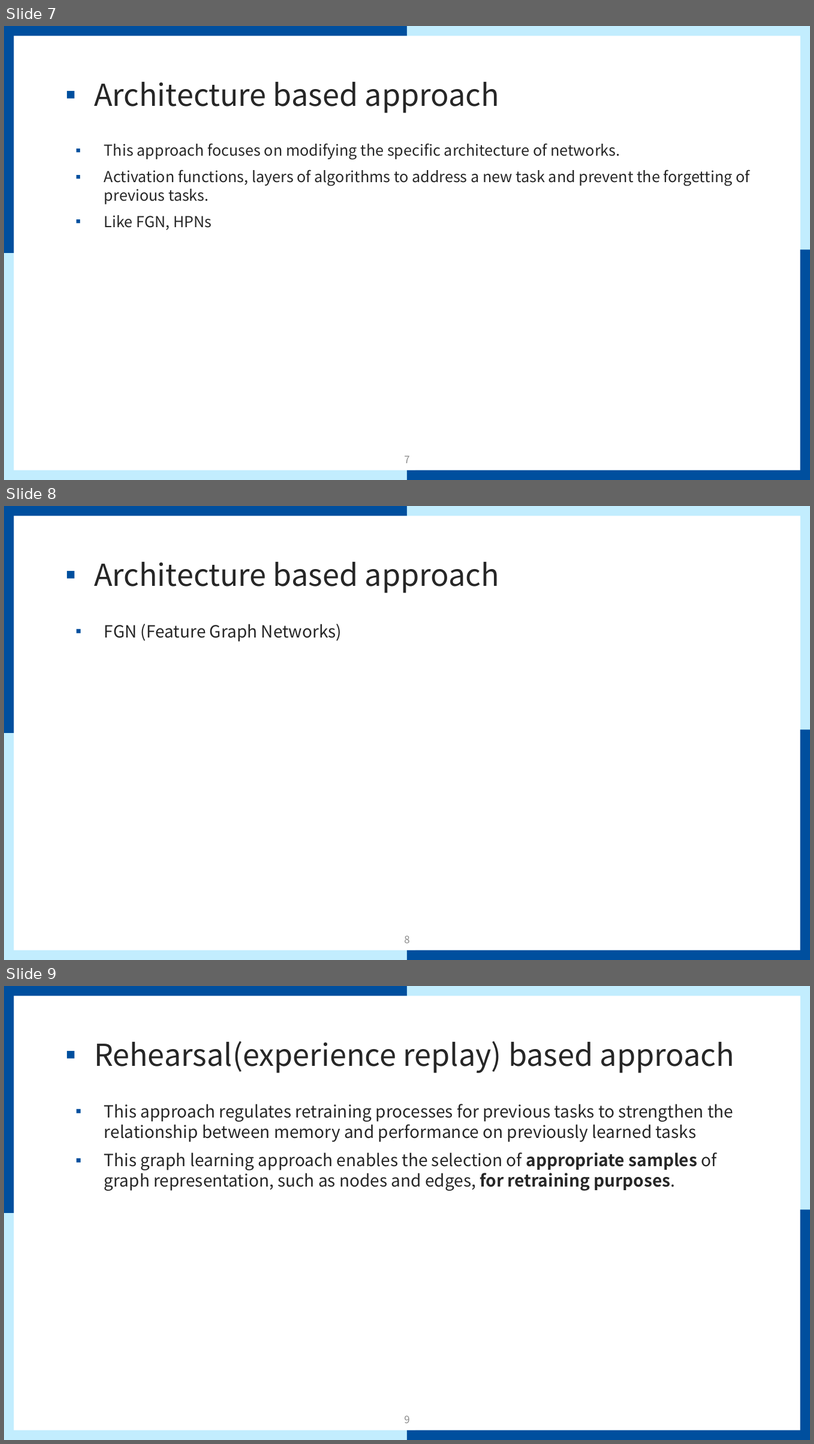
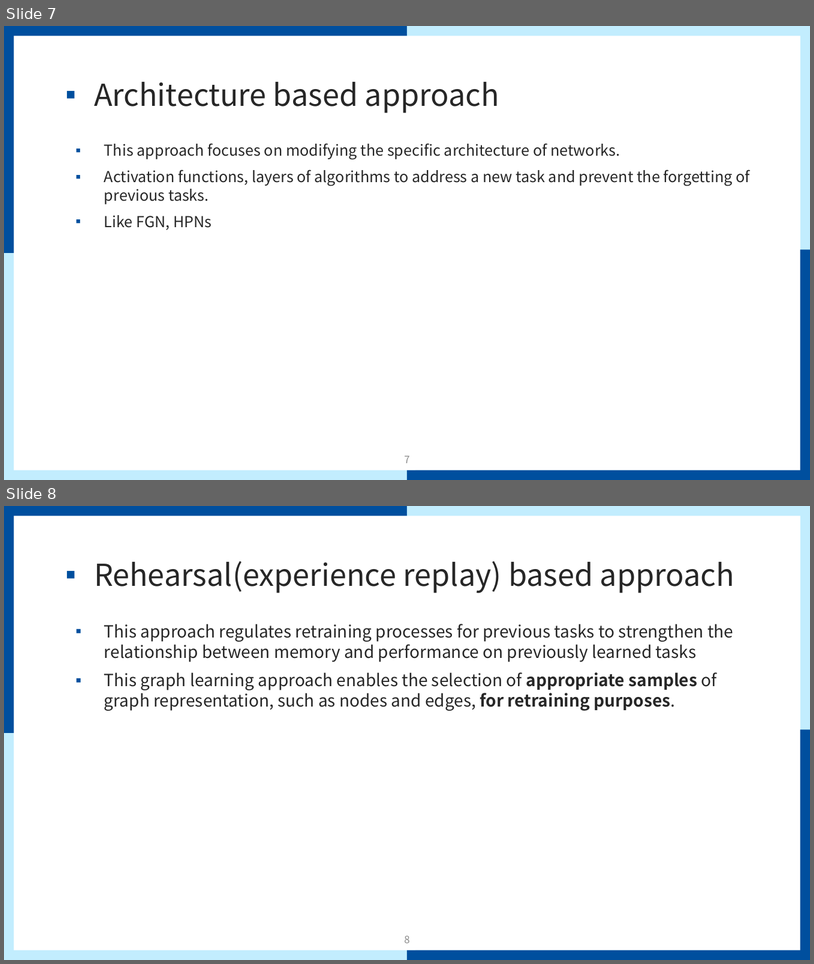
Before and after one commit to mmvv11/GraduateStudies, a slide deck: papers/papersForKCC/논문 관련 조사 및 아이디어.pptx. Shown one above the other, each under a label of ours: slides 7, 8 and 9 before the commit, slides 7 and 8 after it. The pictures are 814x1444 and 814x964 pixels, drawn with LibreOffice and Linux fonts; fonts in the diff are those of the drawing; background and template pictures are left out. Boxes give left, top, right and bottom in pixels: in the first picture for what was removed or moved away, otherwise in the second. Text is boxed around its words. In the diff, an @@ line names an element or a change of style, - is before the commit and + after.

```diff
--- a/papers/papersForKCC/논문 관련 조사 및 아이디어.pptx
+++ b/papers/papersForKCC/논문 관련 조사 및 아이디어.pptx
@@ slide 8 removed at [4,506,810,960], background #FFFFFF; not listed: 9 template elements that a slide beside it also shows @@
@@ title removed at [94,562,500,593] @@
-▪ Architecture based approach
@@ text removed at [104,624,342,642] @@
-▪ FGN (Feature Graph Networks)
@@ page number removed at [404,935,410,943] @@
-8
@@ what was slide 9 is now slide 8 @@
@@ page number at [404,935,410,943]: text changed @@
-9
+8
```
Also in this commit, not shown: 5 slides changed, 1 slide added, 5 other slides removed.
